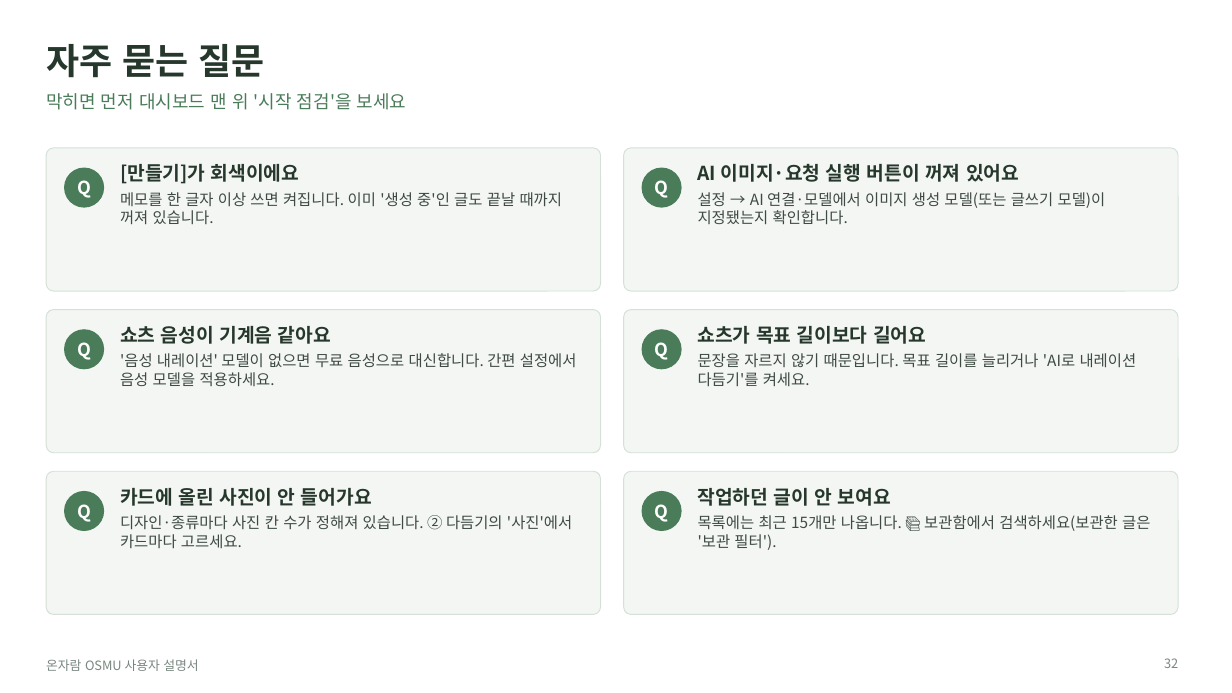
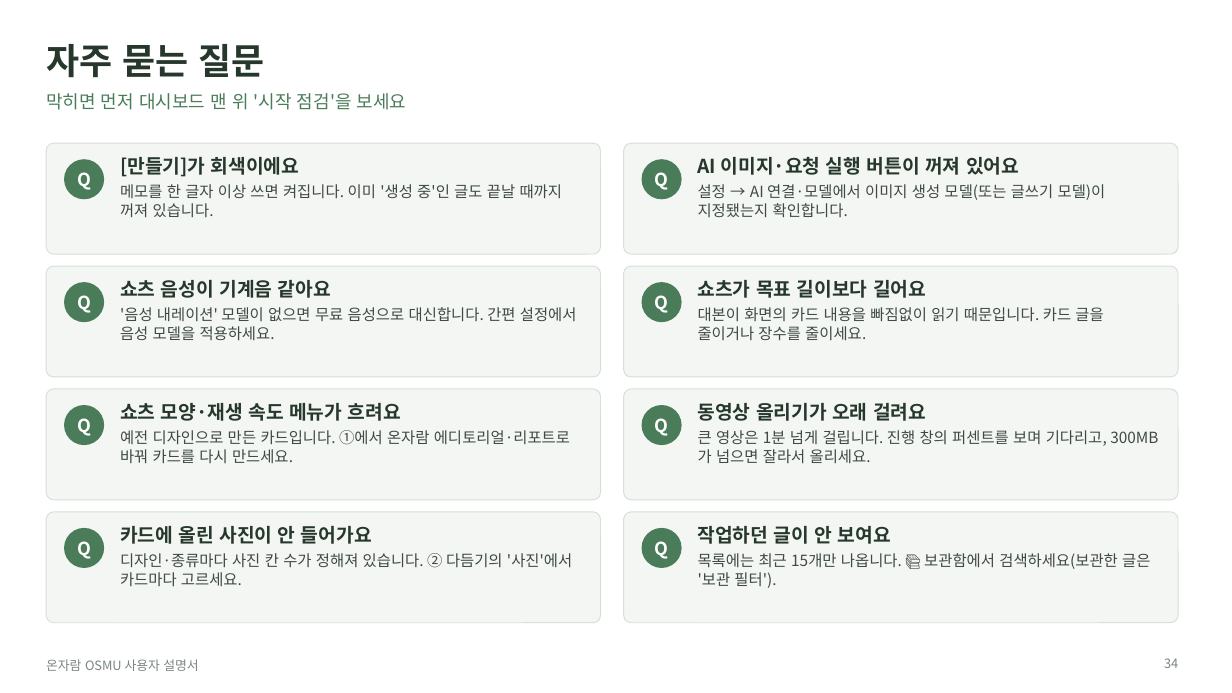
Before and after one commit to JaewooLee-AI/OSMU_onjaram, a slide deck: slide 34 of docs/manual/온자람_OSMU_사용자설명서.pptx (slide 32 before the commit). Drawn at 1232x693 pixels with LibreOffice and Linux fonts; fonts in the diff are those of the drawing. Boxes give left, top, right and bottom in pixels: in the first picture for what was removed or moved away, otherwise in the second. Text is boxed around its words. In the diff, an @@ line names an element or a change of style, - is before the commit and + after.

```diff
--- a/docs/manual/온자람_OSMU_사용자설명서.pptx
+++ b/docs/manual/온자람_OSMU_사용자설명서.pptx
@@ rounded rectangle: place and size @@
-rounded rectangle at [46, 148, 601, 291]
+rounded rectangle at [46, 143, 601, 254]
@@ rounded rectangle: place and size @@
-rounded rectangle at [624, 148, 1178, 291]
+rounded rectangle at [624, 143, 1178, 254]
@@ text "[만들기]가 회색이에요": place and size @@
-text "[만들기]가 회색이에요" at [120, 164, 562, 224]
+text "[만들기]가 회색이에요" at [120, 157, 562, 217]
@@ 2 texts, 2 ellipses: place and size @@
-2 texts, 2 ellipses at [65, 168, 681, 207]
+2 texts, 2 ellipses at [65, 160, 681, 199]
@@ text "AI 이미지·요청 실행 버튼이 꺼져 ...": place and size @@
-text "AI 이미지·요청 실행 버튼이 꺼져 ..." at [698, 164, 1106, 224]
+text "AI 이미지·요청 실행 버튼이 꺼져 ..." at [698, 157, 1106, 217]
@@ rounded rectangle: place and size @@
-rounded rectangle at [46, 310, 601, 453]
+rounded rectangle at [46, 266, 601, 377]
@@ rounded rectangle: place and size @@
-rounded rectangle at [624, 310, 1178, 453]
+rounded rectangle at [624, 266, 1178, 377]
@@ text "쇼츠 음성이 기계음 같아요": place and size @@
-text "쇼츠 음성이 기계음 같아요" at [120, 326, 577, 386]
+text "쇼츠 음성이 기계음 같아요" at [120, 280, 577, 340]
@@ 2 texts, 2 ellipses: place and size @@
-2 texts, 2 ellipses at [65, 330, 681, 369]
+2 texts, 2 ellipses at [65, 283, 681, 322]
@@ text "쇼츠가 목표 길이보다 길어요": place and size @@
-text "쇼츠가 목표 길이보다 길어요" at [698, 326, 1137, 386]
+text "쇼츠가 목표 길이보다 길어요" at [698, 280, 1103, 340]
@@ text at [698, 307, 1103, 340]: text changed @@
-문장을 자르지 않기 때문입니다. 목표 길이를 늘리거나 'AI로 내레이션 다듬기'를 켜세요.
+대본이 화면의 카드 내용을 빠짐없이 읽기 때문입니다. 카드 글을 줄이거나 장수를 줄이세요.
@@ rounded rectangle: place and size @@
-rounded rectangle at [46, 471, 601, 615]
+rounded rectangle at [46, 389, 601, 500]
@@ proportions changed in 6 elements at [46, 143, 601, 254], [624, 143, 1178, 254], [46, 266, 601, 377], [624, 266, 1178, 377], [46, 389, 601, 500], [624, 389, 1178, 500] @@
@@ rounded rectangle: place and size @@
-rounded rectangle at [624, 471, 1178, 615]
+rounded rectangle at [624, 389, 1178, 500]
@@ text added at [120, 403, 570, 463], 12 pt, text #3F4A43 @@
+쇼츠 모양·재생 속도 메뉴가 흐려요
+예전 디자인으로 만든 카드입니다. ①에서 온자람 에디토리얼·리포트로 바꿔 카드를 다시 만드세요.
@@ 2 texts, 2 ellipses: place and size @@
-2 texts, 2 ellipses at [65, 492, 681, 531]
+2 texts, 2 ellipses at [65, 406, 681, 445]
@@ text added at [698, 403, 1107, 463], 12 pt, text #3F4A43 @@
+동영상 올리기가 오래 걸려요
+큰 영상은 1분 넘게 걸립니다. 진행 창의 퍼센트를 보며 기다리고, 300MB가 넘으면 잘라서 올리세요.
@@ rounded rectangle added at [46, 512, 601, 623], fill #F3F6F3, outline #D5E0D8 0.75 pt @@
@@ ellipse added at [65, 529, 104, 567], fill #4A7C59, outline #4A7C59 1 pt @@
@@ text "카드에 올린 사진이 안 들어가요": place and size @@
-text "카드에 올린 사진이 안 들어가요" at [120, 488, 572, 548]
+text "카드에 올린 사진이 안 들어가요" at [120, 526, 572, 586]
@@ rounded rectangle added at [624, 512, 1178, 623], fill #F3F6F3, outline #D5E0D8 0.75 pt @@
@@ ellipse added at [642, 529, 681, 567], fill #4A7C59, outline #4A7C59 1 pt @@
@@ text "작업하던 글이 안 보여요": place and size @@
-text "작업하던 글이 안 보여요" at [698, 488, 1150, 550]
+text "작업하던 글이 안 보여요" at [698, 526, 1150, 588]
@@ text added at [77, 541, 91, 559], 14 pt, text #FFFFFF, bold @@
+Q
@@ text added at [655, 541, 669, 559], 14 pt, text #FFFFFF, bold @@
+Q
@@ page number at [1164, 658, 1178, 668]: text changed @@
-32
+34
```
Also in this commit, not shown: 9 other slides changed, 3 slides added, 1 slide removed, 7 other files.
